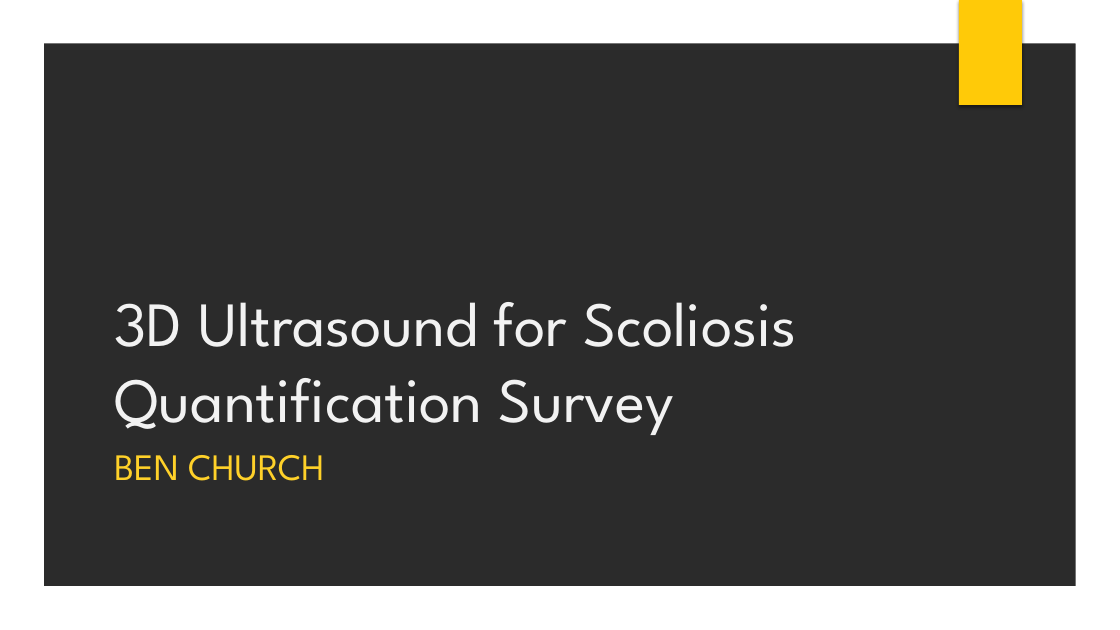
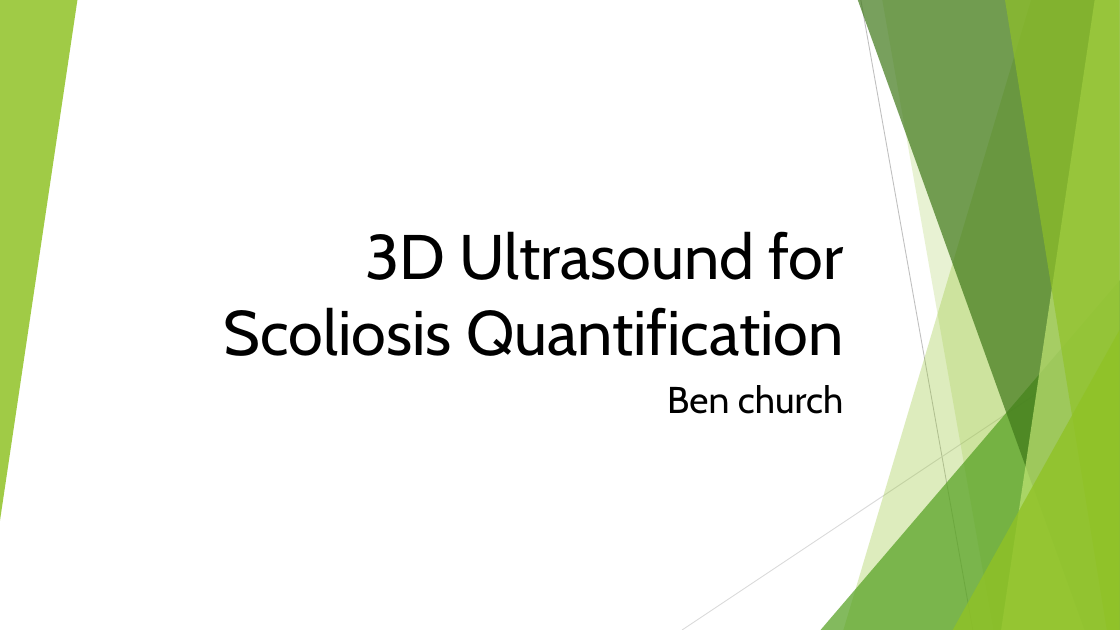
Before and after one commit to BenChurch/Fall2016, a slide deck: slide 1 of CISC897/FinalSurvey/Presentation/SurveyPresentation.pptx. Drawn at 1120x630 pixels with LibreOffice and Linux fonts; fonts in the diff are those of the drawing; background and template pictures are left out; a plain dark background stands for a picture behind light text. Boxes give left, top, right and bottom in pixels: in the first picture for what was removed or moved away, otherwise in the second. Text is boxed around its words. In the diff, an @@ line names an element or a change of style, - is before the commit and + after.

```diff
--- a/CISC897/FinalSurvey/Presentation/SurveyPresentation.pptx
+++ b/CISC897/FinalSurvey/Presentation/SurveyPresentation.pptx
@@ background picture (left out) to #FFFFFF @@
@@ freeform shape removed at [0,0,1120,630] @@
@@ group added at [0,0,1120,630]: 5 freeform shapes, 3 triangles, 2 lines @@
@@ rectangle removed at [959,0,1022,105] @@
@@ title at [224,231,843,356]: text changed; font League Spartan to Cabin; text colour #F2F2F2 to #000000 @@
-3D Ultrasound for Scoliosis Quantification Survey
+3D Ultrasound for Scoliosis Quantification
@@ subtitle at [667,385,843,414]: text changed; font League Spartan to Cabin; text colour #FFD129 to #000000 @@
-BEN CHURCH
+Ben church
```
Also in this commit, not shown: 1 other slide changed, 3 slides added, 1 slide removed, 22 other files.
